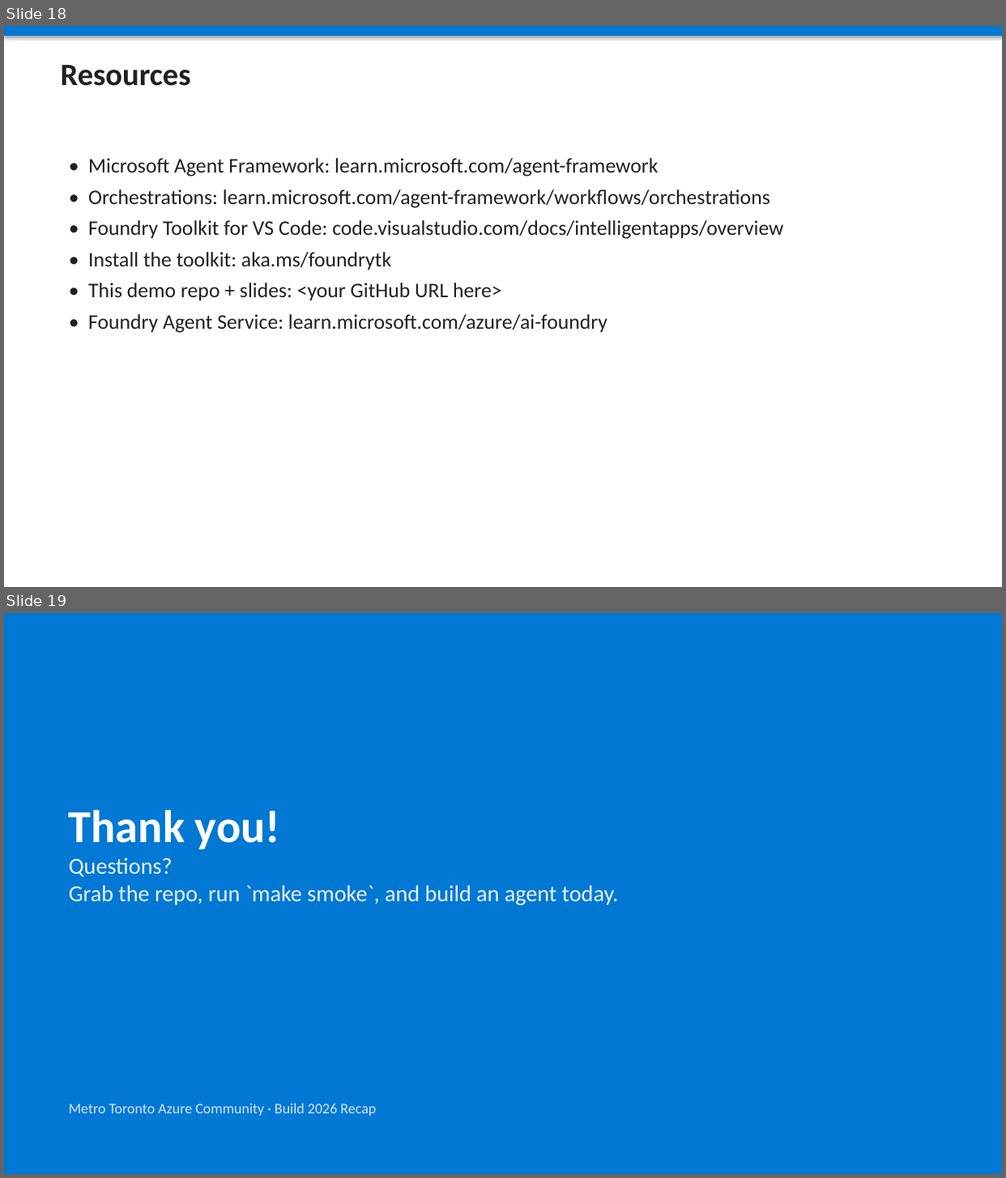
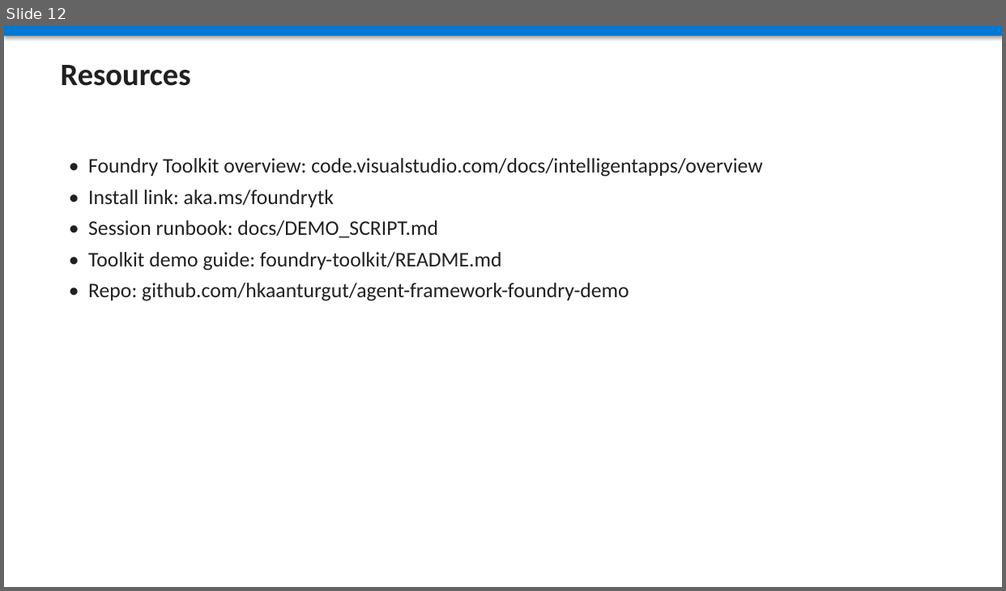
Before and after one commit to hkaanturgut/agent-framework-foundry-demo, a slide deck: deck/Build2026-Recap-Agents.pptx. Shown one above the other, each under a label of ours: slides 18 and 19 before the commit, slide 12 after it. The pictures are 1006x1178 and 1006x591 pixels, drawn with LibreOffice and Linux fonts; fonts in the diff are those of the drawing. Boxes give left, top, right and bottom in pixels: in the first picture for what was removed or moved away, otherwise in the second. Text is boxed around its words. In the diff, an @@ line names an element or a change of style, - is before the commit and + after.

```diff
--- a/deck/Build2026-Recap-Agents.pptx
+++ b/deck/Build2026-Recap-Agents.pptx
@@ slide 19 removed at [4,613,1002,1174], background #FFFFFF @@
@@ rectangle removed at [4,613,1002,1174] @@
@@ text removed at [69,810,619,905] @@
-Thank you!
-Questions?
-Grab the repo, run `make smoke`, and build an agent today.
@@ text removed at [69,1103,376,1116] @@
-Metro Toronto Azure Community · Build 2026 Recap
@@ what was slide 18 is now slide 12 @@
@@ slide 12 changed as well @@
@@ text at [88,158,762,301]: text changed @@
-• Microsoft Agent Framework: learn.microsoft.com/agent-framework
-• Orchestrations: learn.microsoft.com/agent-framework/workflows/orchestrations
-• Foundry Toolkit for VS Code: code.visualstudio.com/docs/intelligentapps/overview
-• Install the toolkit: aka.ms/foundrytk
-• This demo repo + slides: <your GitHub URL here>
-• Foundry Agent Service: learn.microsoft.com/azure/ai-foundry
+• Foundry Toolkit overview: code.visualstudio.com/docs/intelligentapps/overview
+• Install link: aka.ms/foundrytk
+• Session runbook: docs/DEMO_SCRIPT.md
+• Toolkit demo guide: foundry-toolkit/README.md
+• Repo: github.com/hkaanturgut/agent-framework-foundry-demo
```
Also in this commit, not shown: 2 other slides changed, 10 slides added, 15 other slides removed, 4 other files.
